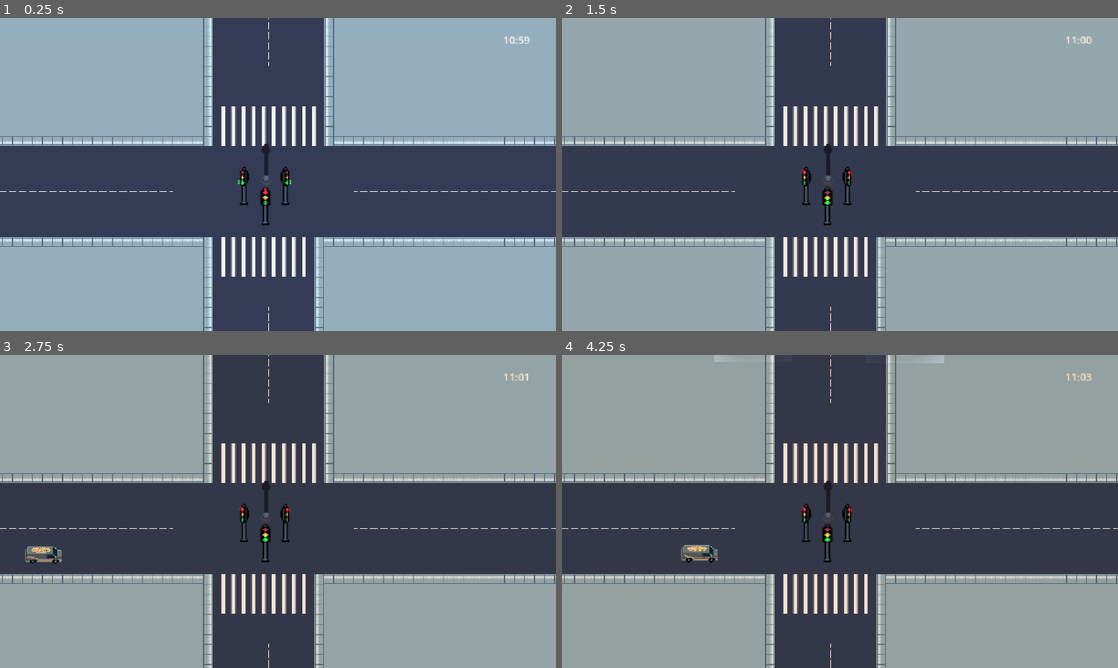
Above: before the commit, frames 1-4 (two rows, left to right).
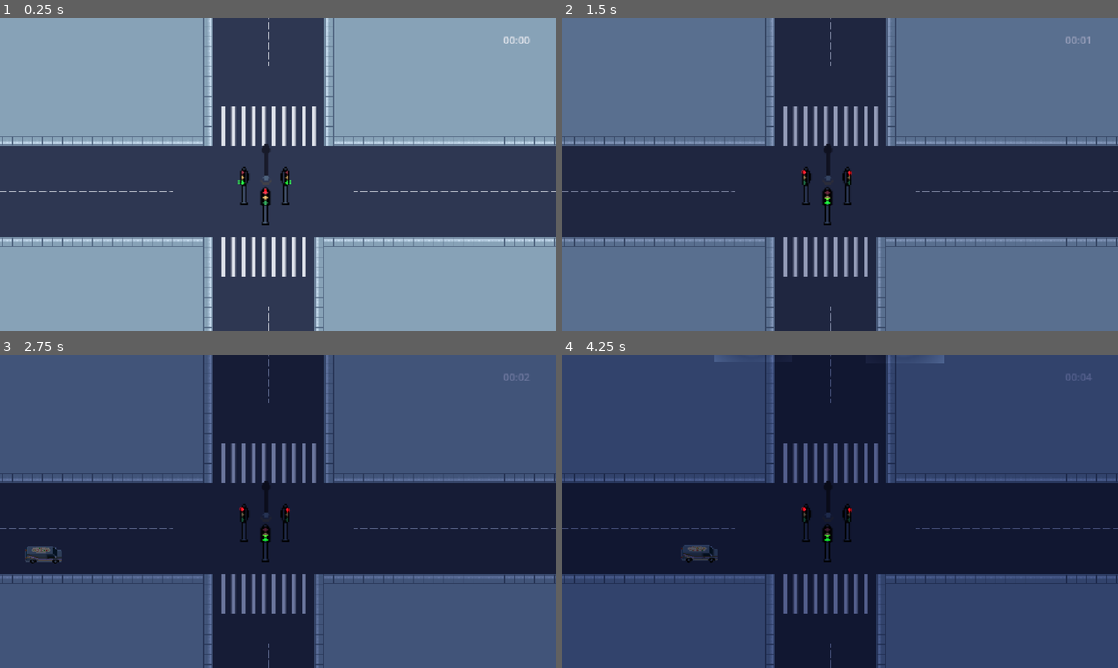
Above: after the commit, the same moments.

Repository: lafgo-fc/game-jam-repoooo
Game: Godot game, scene res://scne/test_one.tscn
Same seed, same stepped clock (60 frames per second), same inputs: the game is played once before the commit and once after it.
Inputs:
- Up to frame 1 (0.25 s): no input
- Up to frame 2 (1.5 s): tap Enter (ui_accept) at 0.5, 0.77, 1.25 s; hold R (traffic control right and left) from 0.53 s (still down)
- Up to frame 3 (2.75 s): keep holding R (traffic control right and left); tap Enter (ui_accept) at 1.52 s
- Up to frame 4 (4.25 s): keep holding R (traffic control right and left); tap Enter (ui_accept) at 3.02, 3.77 s

The runs differ from the first frame. In frame 1, less than 0.1% of the frame differs, in the area x 90-96%, y 5-9%; in frame 2, 60%; in frame 3, 100%; in frame 4, 100%, in the area x 0-100%, y 0-100%.

Commit message:
added a point light for npc during night

Diff:
--- a/scne/pedestians.gd
+++ b/scne/pedestians.gd
@@ -7,6 +7,7 @@
 @onready var npc_4 = $"npc 4"
 @onready var npc_5 = $"npc 5"
 @onready var npc_6 = $"npc 6"
+@onready var light = $PointLight2D
 
 
 # adding markers
@@ -81,6 +82,7 @@
 		move_and_slide()
 
 		return
+	show_light()
 
 
 
@@ -199,3 +201,9 @@
 		print("fcking afternoon")
 	elif GameData.daycycle == "night":
 		print("fcking night")
+
+func show_light():
+	if GameData.daycycle == "night" :
+		light.show()
+	else:
+		light.hide()
--- a/scne/test_one.gd
+++ b/scne/test_one.gd
@@ -41,7 +41,7 @@
 
 func _ready() -> void:
 	day_timer.wait_time = 1440
-	day_timer.start(781)
+	day_timer.start()
 
 # Called every frame. 'delta' is the elapsed time since the previous frame.
 func _process(delta: float) -> void:
